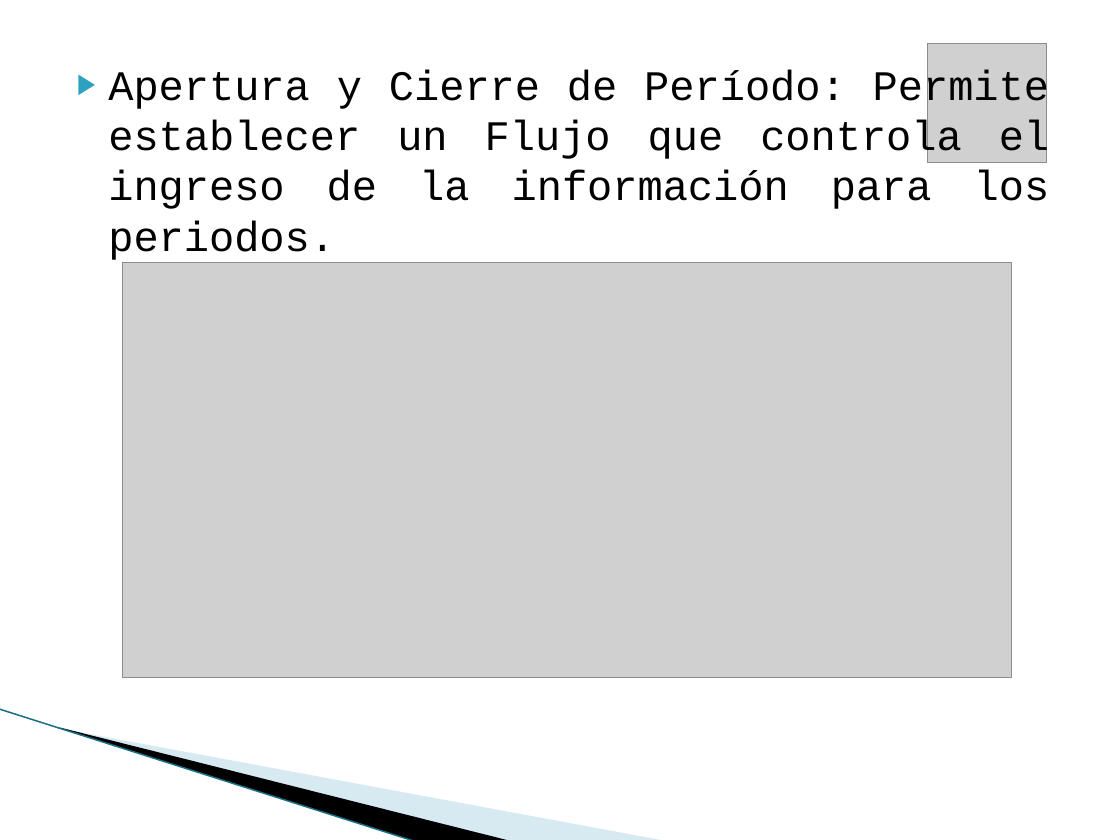
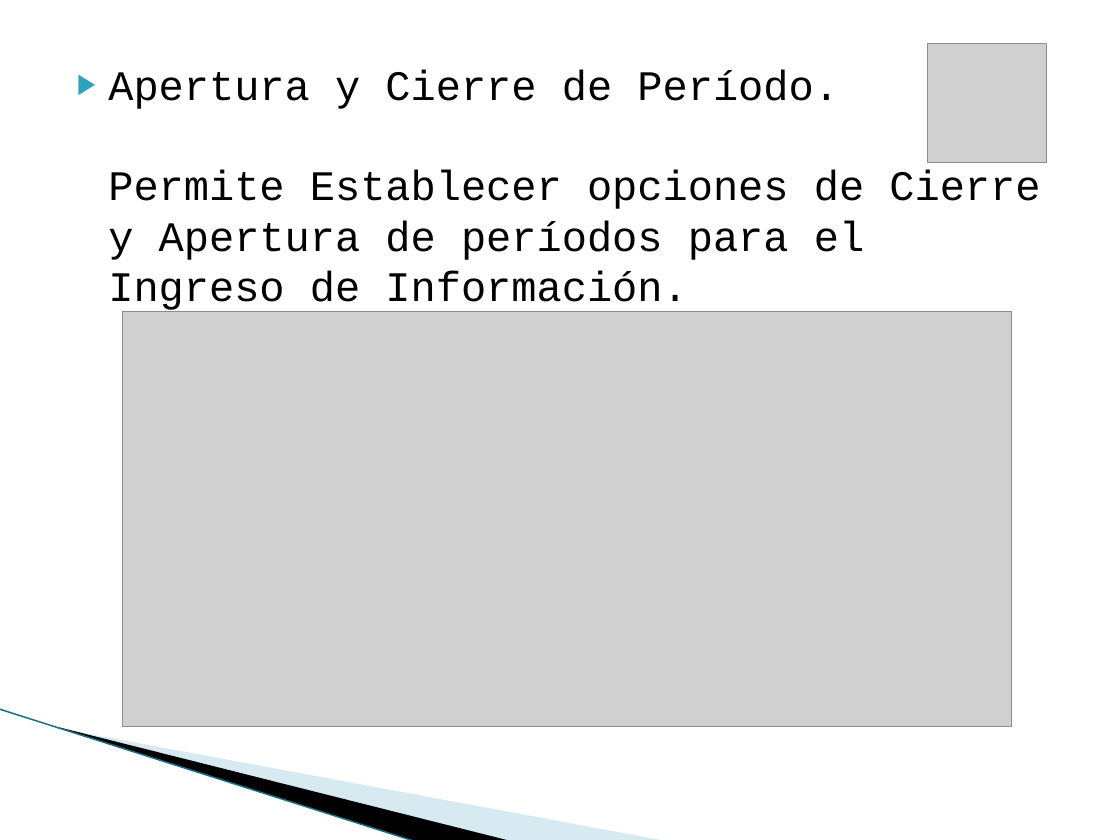
Before and after one commit to vicky1404/rev-ii, a slide deck: slide 15 of docs/comercial/brochure.pptx (slide 14 before the commit). Drawn at 1120x840 pixels with LibreOffice and Linux fonts; fonts in the diff are those of the drawing; grey boxes stand for pictures; background and template pictures are left out. Boxes give left, top, right and bottom in pixels: in the first picture for what was removed or moved away, otherwise in the second. Text is boxed around its words. In the diff, an @@ line names an element or a change of style, - is before the commit and + after.

```diff
--- a/docs/comercial/brochure.pptx
+++ b/docs/comercial/brochure.pptx
@@ text at (x1=108, y1=69, x2=1040, y2=314): text changed @@
-▶ Apertura y Cierre de Período: Permite establecer un Flujo que controla el ingreso de la información para los periodos.
+▶ Apertura y Cierre de Período.
+  Permite Establecer opciones de Cierre y Apertura de períodos para el Ingreso de Información.
@@ picture moved from (x1=122, y1=262, x2=1011, y2=676) to (x1=122, y1=311, x2=1011, y2=726) @@
```
Also in this commit, not shown: 11 other slides changed, 2 slides added, 1 other file.
